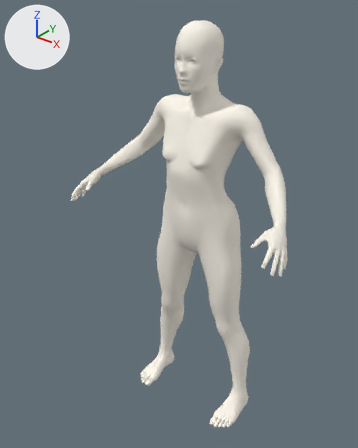
The Blender file ArtSource/RiverGuardian/RiverGuardian.blend, before and after one commit.
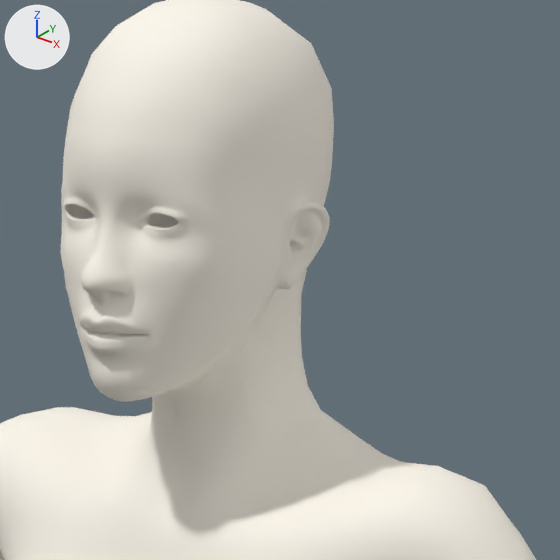
Each version appears first whole from a 50 mm camera at (1.165, -1.64, 1.91) aimed at (-0.053, -0.117, 0.966), and next in a close-up on the part from 46% to 74% of the width and 5% to 27% of the height. Lighting does not change. The marker at upper left points along +X, +Y and +Z. The last two pictures show the newer version.

The first close-up shows 'RG_Body'.
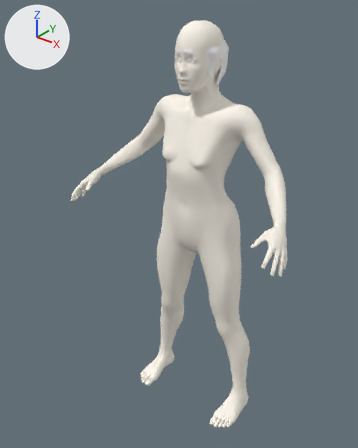
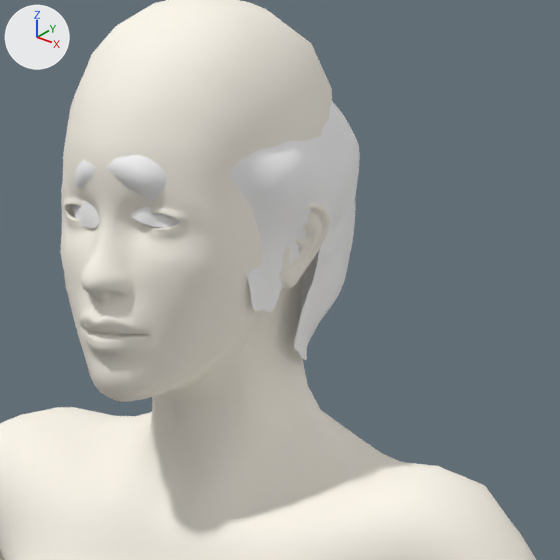
Where the change shows, as pixel boxes [x1, y1, x2, y2] in the close-ups (560 x 560 px):
'RG_Body.short02', added
    after: [63, 101, 360, 360]

Diff of the bpy script that builds the scene:
```diff
--- a/ArtSource/RiverGuardian/RiverGuardian.blend.py
+++ b/ArtSource/RiverGuardian/RiverGuardian.blend.py
@@ mat_rg_body_short02_002 @@
+mat_rg_body_short02_002 = principled_material('RG_Body.short02.002')
+mat_rg_body_short02_002.base_color = (1.0, 1.0, 1.0)  # white #ffffff
+mat_rg_body_short02_002.roughness = 0.7
@@ me_short02_002 @@
+me_short02_002.from_pydata(...)  # 1755 vertices, 1672 faces; spans x -0.09..0.085, y -0.156..0.064, z 1.436..1.644
+me_short02_002.polygons.foreach_set('use_smooth', [True] * 1672)
+me_short02_002.materials.append(mat_rg_body_short02_002)  # its picture is missing
@@ ob_rg_body_short02 @@
+ob_rg_body_short02 = bpy.data.objects.new('RG_Body.short02', me_short02_002)
+ob_rg_body_short02.parent = ob_rg_body
+ob_rg_body_short02.location = (0.0, 0.0, 0.0)
+_m = ob_rg_body_short02.modifiers.new('Subdivision', 'SUBSURF')
+_m.levels = 0
+_m.render_levels = 1
```
